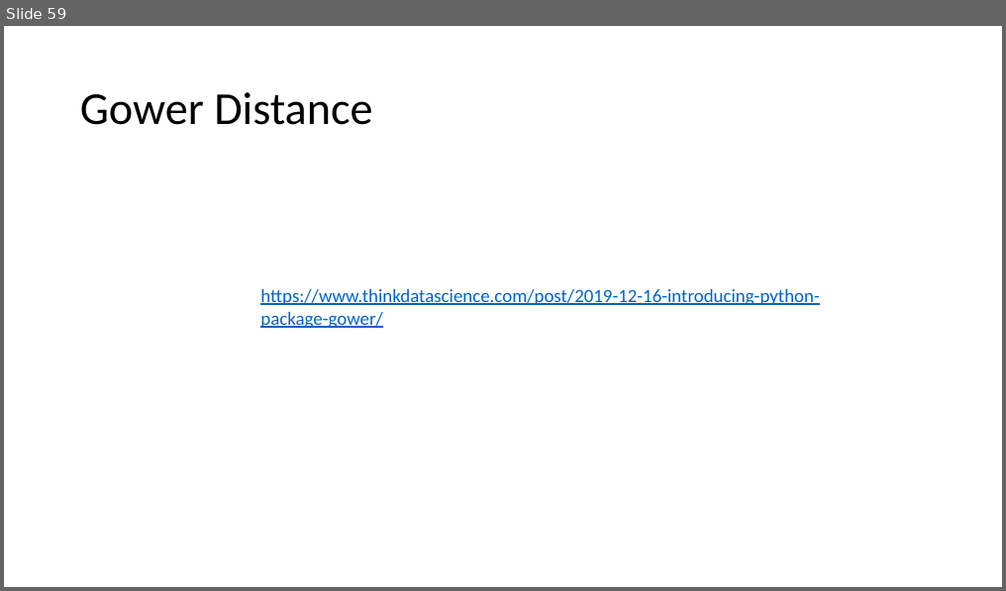
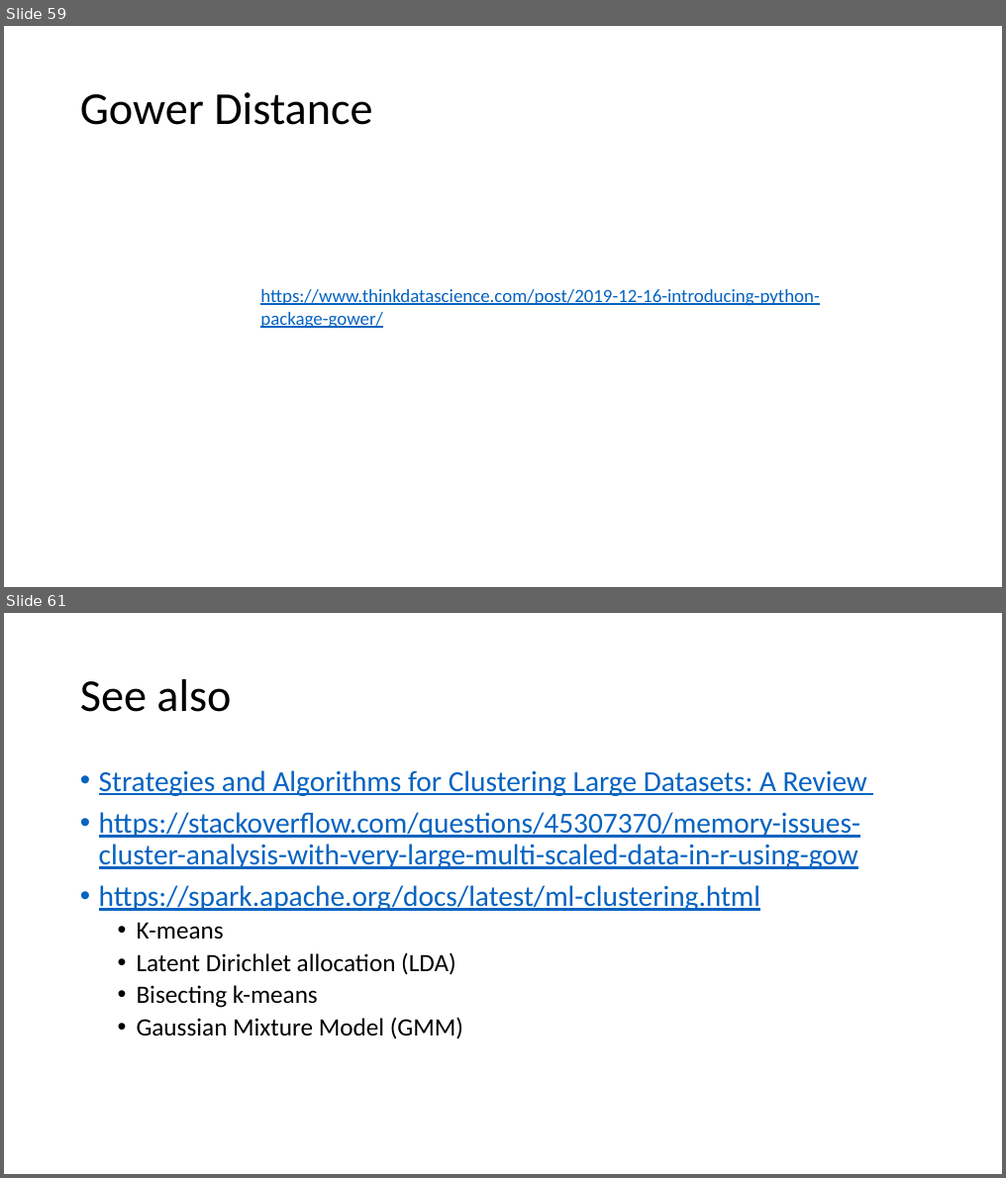
Before and after one commit to mathphysmx/teaching-ml, a slide deck: slides/06_ML_Clustering.pptx. Shown one above the other, each under a label of ours: slide 59 before the commit, slides 59 and 61 after it; the slides between them are not shown. The pictures are 1006x591 and 1006x1178 pixels, drawn with LibreOffice and Linux fonts; fonts in the diff are those of the drawing. Boxes give left, top, right and bottom in pixels: in the first picture for what was removed or moved away, otherwise in the second. Text is boxed around its words. In the diff, an @@ line names an element or a change of style, - is before the commit and + after.

```diff
--- a/slides/06_ML_Clustering.pptx
+++ b/slides/06_ML_Clustering.pptx
@@ slide 61 added at bbox=[4, 613, 1002, 1174], background #FFFFFF @@
@@ title added at bbox=[80, 679, 231, 712], 44 pt, text #000000 @@
+See also
@@ text added at bbox=[99, 770, 867, 1040], 28 pt, text #0563C1, underline @@
+• Strategies and Algorithms for Clustering Large Datasets: A Review
+• https://stackoverflow.com/questions/45307370/memory-issues-cluster-analysis-with-very-large-multi-scaled-data-in-r-using-gow
+• https://spark.apache.org/docs/latest/ml-clustering.html
+  • K-means
+  • Latent Dirichlet allocation (LDA)
+  • Bisecting k-means
+  • Gaussian Mixture Model (GMM)
```
Also in this commit, not shown: 1 slide changed, 1 other slide added, 17 other files.
